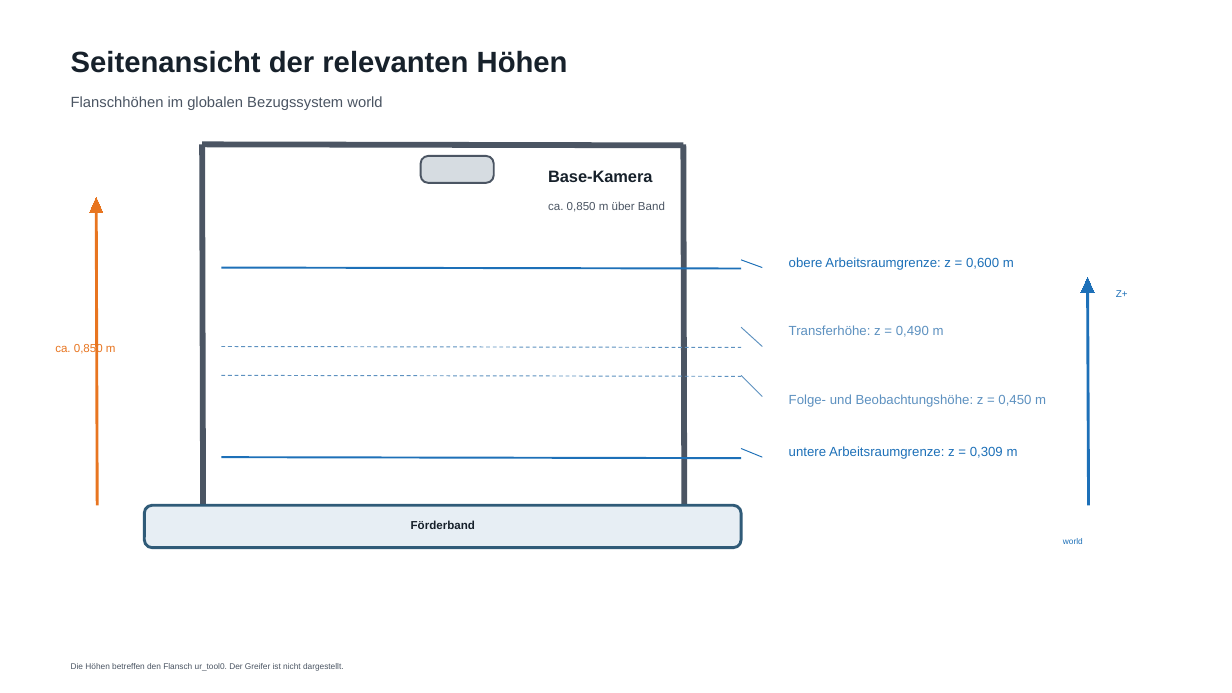
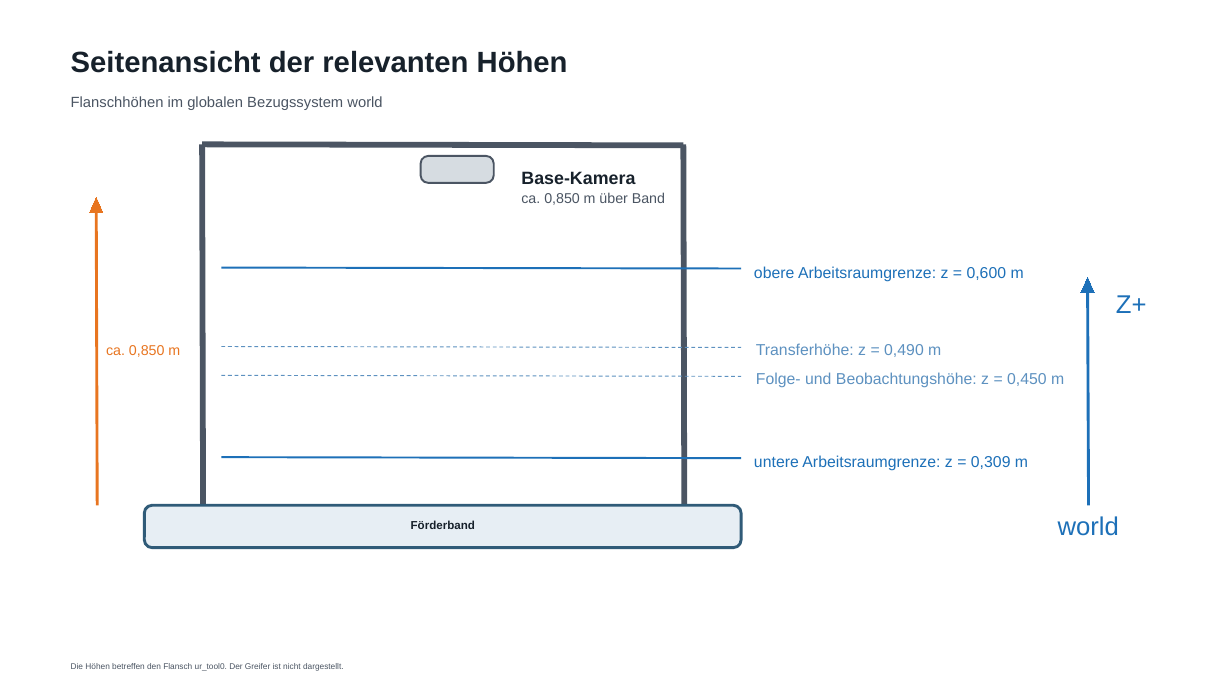
Before and after one commit to Luze212/roboter_tetris, a slide deck: slide 2 of Projektbericht/abbildungen/systemskizzen_layout_v02.pptx. Drawn at 1232x693 pixels with LibreOffice and Linux fonts; fonts in the diff are those of the drawing. Boxes give left, top, right and bottom in pixels: in the first picture for what was removed or moved away, otherwise in the second. Text is boxed around its words. In the diff, an @@ line names an element or a change of style, - is before the commit and + after.

```diff
--- a/Projektbericht/abbildungen/systemskizzen_layout_v02.pptx
+++ b/Projektbericht/abbildungen/systemskizzen_layout_v02.pptx
@@ text "Base-Kamera": place and size @@
-text "Base-Kamera" at bbox=[548, 170, 652, 182]
+text "Base-Kamera" at bbox=[521, 171, 635, 184]
@@ text "Base-Kamera" at bbox=[521, 171, 635, 184]: size 12.7 to 13.9 pt @@
@@ text "ca. 0,850 m über Band": place and size @@
-text "ca. 0,850 m über Band" at bbox=[548, 201, 665, 212]
+text "ca. 0,850 m über Band" at bbox=[521, 192, 665, 205]
@@ text "ca. 0,850 m über Band" at bbox=[521, 192, 665, 205]: size 9 to 11 pt @@
@@ line removed from (741, 260) to (762, 268) @@
@@ text "obere Arbeitsraumgrenze: z = 0,600 ...": place and size @@
-text "obere Arbeitsraumgrenze: z = 0,600 ..." at bbox=[789, 257, 1014, 270]
+text "obere Arbeitsraumgrenze: z = 0,600 ..." at bbox=[754, 266, 1024, 282]
@@ text "Z+" at bbox=[1116, 295, 1147, 313]: size 7.7 to 20 pt @@
@@ line removed from (741, 327) to (762, 347) @@
@@ text "ca. 0,850 m" at bbox=[106, 345, 180, 357]: size 9 to 11 pt @@
@@ text "ca. 0,850 m": place and size @@
-text "ca. 0,850 m" at bbox=[55, 344, 116, 356]
+text "ca. 0,850 m" at bbox=[106, 345, 180, 357]
@@ text "Transferhöhe: z = 0,490 m": place and size @@
-text "Transferhöhe: z = 0,490 m" at bbox=[789, 325, 944, 337]
+text "Transferhöhe: z = 0,490 m" at bbox=[756, 343, 941, 357]
@@ line removed from (741, 375) to (762, 396) @@
@@ size 10.3 to 12.3 pt in 4 elements at bbox=[754, 266, 1024, 282], bbox=[754, 455, 1028, 471], bbox=[756, 343, 941, 357], bbox=[756, 372, 1064, 388] @@
@@ text "Folge- und Beobachtungshöhe: z = ...": place and size @@
-text "Folge- und Beobachtungshöhe: z = ..." at bbox=[789, 394, 1046, 407]
+text "Folge- und Beobachtungshöhe: z = ..." at bbox=[756, 372, 1064, 388]
@@ line removed from (741, 448) to (762, 457) @@
@@ text "untere Arbeitsraumgrenze: z = 0,309 ...": place and size @@
-text "untere Arbeitsraumgrenze: z = 0,309 ..." at bbox=[789, 446, 1018, 459]
+text "untere Arbeitsraumgrenze: z = 0,309 ..." at bbox=[754, 455, 1028, 471]
@@ text "world": place and size @@
-text "world" at bbox=[1063, 538, 1083, 544]
+text "world" at bbox=[1058, 516, 1119, 536]
@@ text "world" at bbox=[1058, 516, 1119, 536]: size 6.5 to 20 pt @@
```
Also in this commit, not shown: 1 other slide changed, 1 other file.
